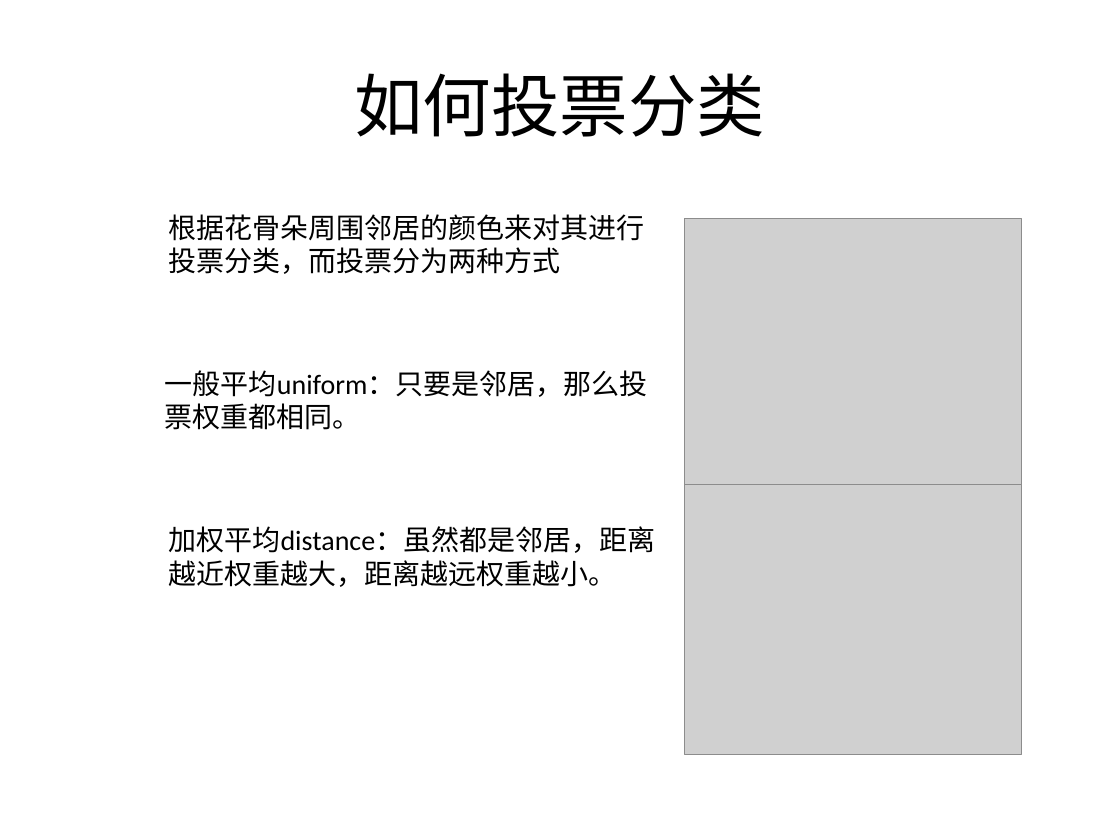
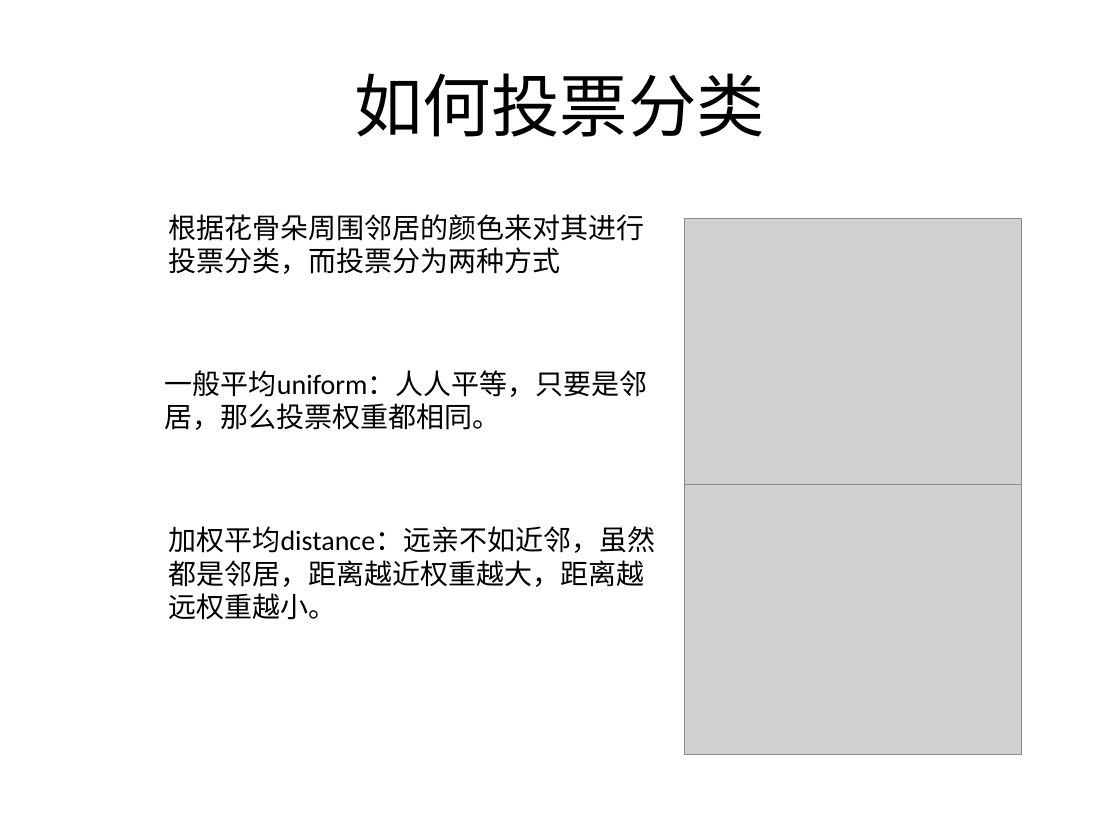
Before and after one commit to BattalionCommander/Python, a slide deck: slide 7 of cls_23聚类算法.pptx. Drawn at 1120x840 pixels with LibreOffice and Linux fonts; fonts in the diff are those of the drawing; grey boxes stand for pictures; background and template pictures are left out. Boxes give left, top, right and bottom in pixels: in the first picture for what was removed or moved away, otherwise in the second. Text is boxed around its words. In the diff, an @@ line names an element or a change of style, - is before the commit and + after.

```diff
--- a/cls_23聚类算法.pptx
+++ b/cls_23聚类算法.pptx
@@ text at (165,370,648,430): text changed @@
-一般平均uniform：只要是邻居，那么投票权重都相同。
+一般平均uniform：人人平等，只要是邻居，那么投票权重都相同。
@@ text at (169,526,656,620): text changed @@
-加权平均distance：虽然都是邻居，距离越近权重越大，距离越远权重越小。
+加权平均distance：远亲不如近邻，虽然都是邻居，距离越近权重越大，距离越远权重越小。
```
Also in this commit, not shown: 1 other slide changed.
